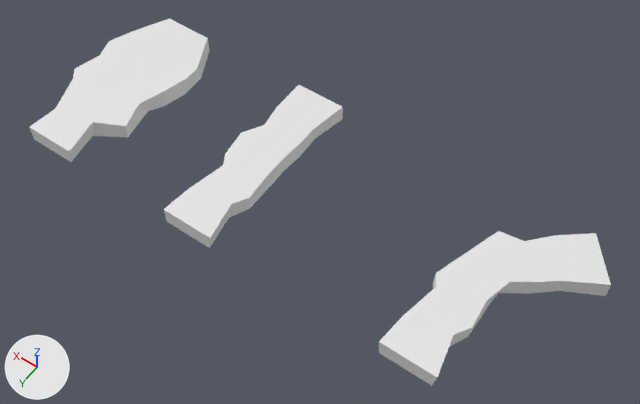
The FBX model Assets/Models/WorldFBXMap/LandBridge.fbx as it was, and as the next commit left it.
One viewpoint serves both versions: a camera (50 mm lens) standing at (-30.6, 34.2, 53.2) and looking at (-6.1, -0.2, -0.8). Every picture has the same lights, and +X, +Y and +Z are marked at lower left. The first picture is the older version. Where no turn or scale is listed for an object, it has been applied to the vertices.

Objects in the first picture: 'LandBridge', 'LandBridge.001', 'LandBridge.002'.
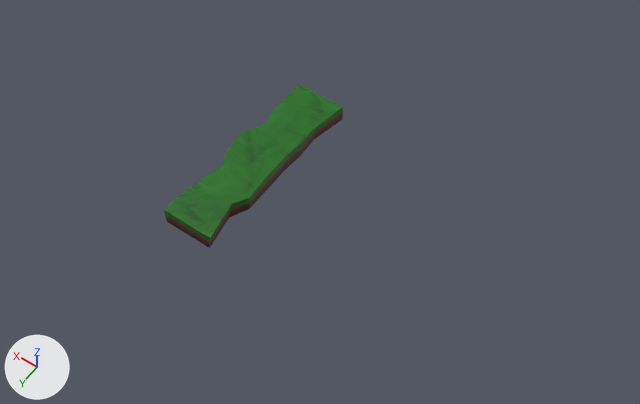
Where the newer file only moved an object's origin or applied its transform, the numbers keep the older frame.

What differs and where, as boxes (x1, y1, x2, y2) in the pictures (640 x 404 px):
'LandBridge.001', deleted: before (379, 231, 611, 386)
'LandBridge.002', deleted: before (29, 19, 210, 162)
'LandBridge', reshaped, recoloured (white to green): (163, 85, 343, 248) in both

The change in detail:
Picture 'Land Bridge Texture.png' (img_land_bridge_texture_png) is new.
Material 'Land Bridge Material' (mat_land_bridge_material) is new.
Its texture is img_land_bridge_texture_png.
me_cube_001 is used by ob_landbridge; location (-0.02, -0.17, 0.0).
me_cube_001 had 32 vertices, 30 faces and spanned x -2.5..2.5, y -8.2..8.3, z -0.7..0.7.
me_cube_001 now has 32 vertices, 60 faces and spans x -2.5..2.5, y -8.2..8.3, z -0.7..0.7.
Part 1, on me_cube_001:
30 faces are deleted.
60 new faces join them.
me_cube_001 gains material mat_land_bridge_material (picture img_land_bridge_texture_png).
Object 'LandBridge.002' (ob_landbridge_002) is deleted.
Object 'LandBridge.001' (ob_landbridge_001) is deleted.
